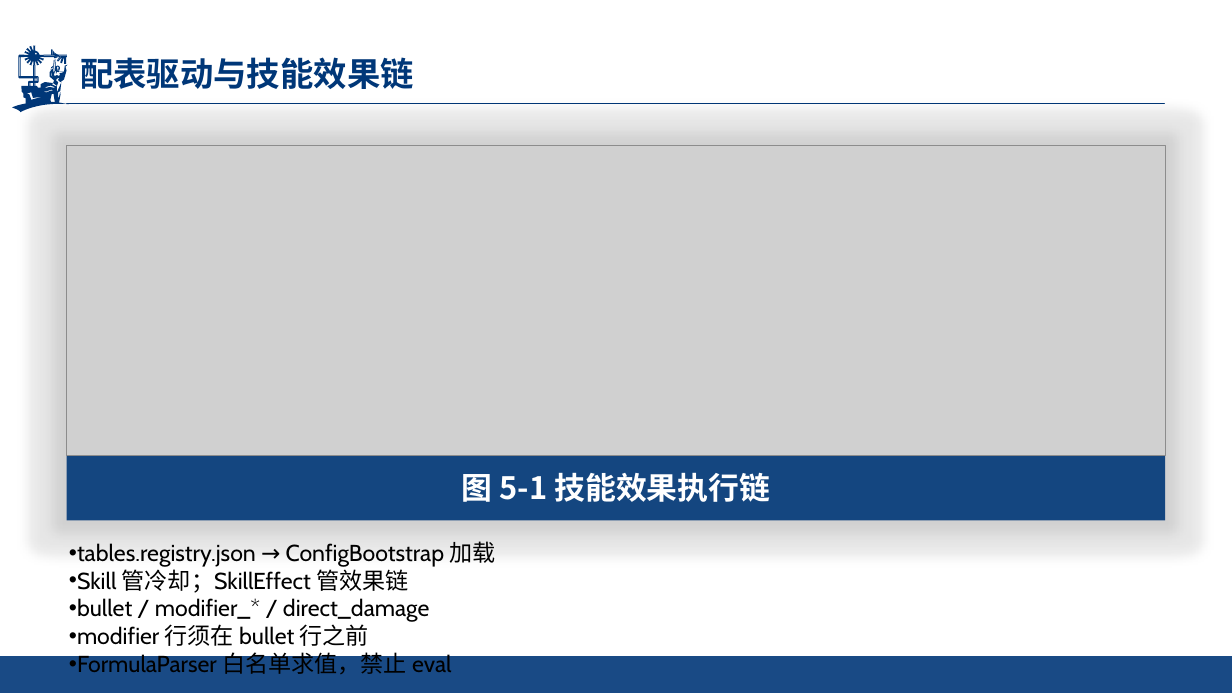
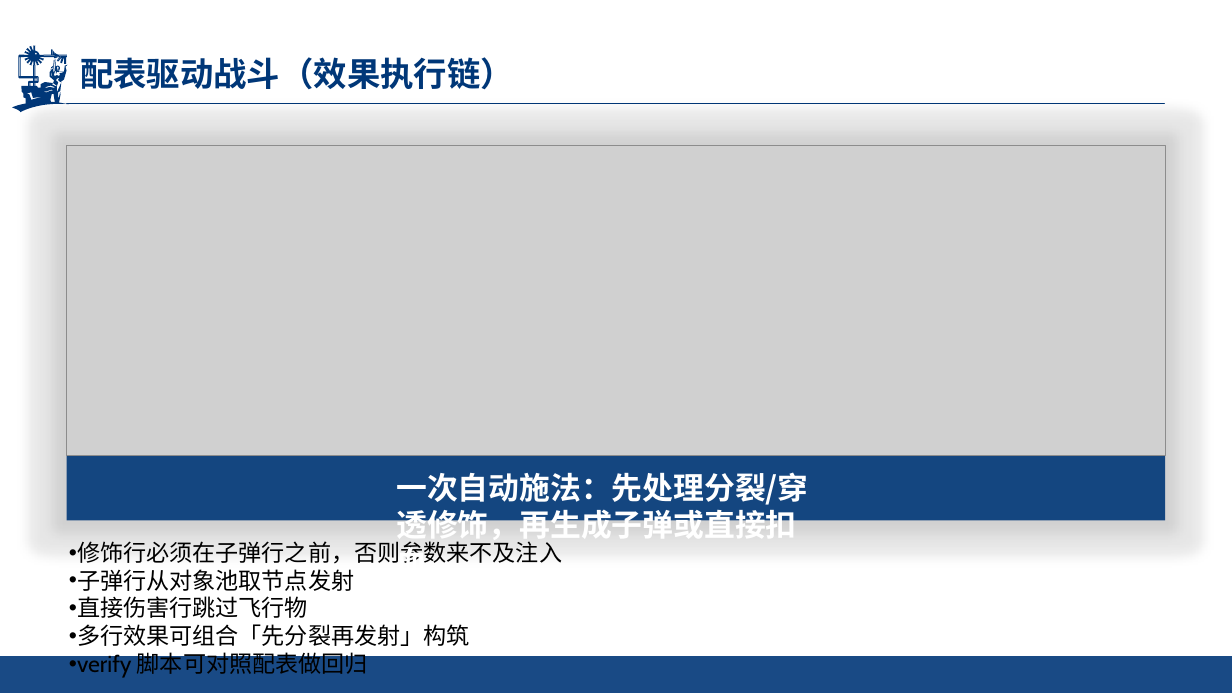
Before and after one commit to kir123456-1q/Survivor-And-Fight, a slide deck: slide 11 of SurvivorAndFight/SurvivorAndFight-毕业答辩PPT.pptx (slide 9 before the commit). Drawn at 1232x693 pixels with LibreOffice and Linux fonts; fonts in the diff are those of the drawing; grey boxes stand for pictures; background and template pictures are left out. Boxes give left, top, right and bottom in pixels: in the first picture for what was removed or moved away, otherwise in the second. Text is boxed around its words. In the diff, an @@ line names an element or a change of style, - is before the commit and + after.

```diff
--- a/SurvivorAndFight/SurvivorAndFight-毕业答辩PPT.pptx
+++ b/SurvivorAndFight/SurvivorAndFight-毕业答辩PPT.pptx
@@ title at bbox=[80, 57, 514, 90]: text changed @@
-配表驱动与技能效果链
+配表驱动战斗（效果执行链）
@@ text at bbox=[396, 472, 808, 657]: text changed @@
-图 5-1 技能效果执行链
+一次自动施法：先处理分裂/穿透修饰，再生成子弹或直接扣血。
+图5 技能效果链：冷却→遍历效果行→子弹/伤害
@@ text at bbox=[77, 541, 562, 678]: text changed @@
-• tables.registry.json → ConfigBootstrap 加载
-• Skill 管冷却；SkillEffect 管效果链
-• bullet / modifier_* / direct_damage
-• modifier 行须在 bullet 行之前
-• FormulaParser 白名单求值，禁止 eval
+• 修饰行必须在子弹行之前，否则参数来不及注入
+• 子弹行从对象池取节点发射
+• 直接伤害行跳过飞行物
+• 多行效果可组合「先分裂再发射」构筑
+• verify 脚本可对照配表做回归
```
Also in this commit, not shown: 9 other slides changed, 6 slides added, 4 slides removed, 17 other files.
